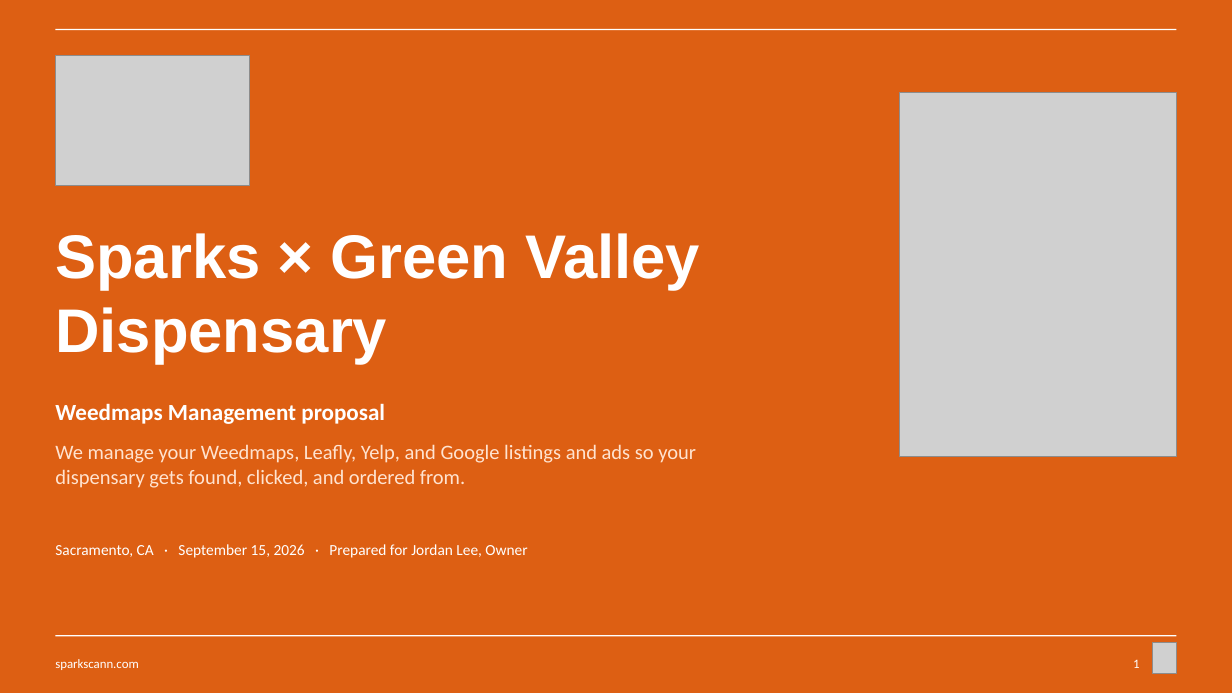
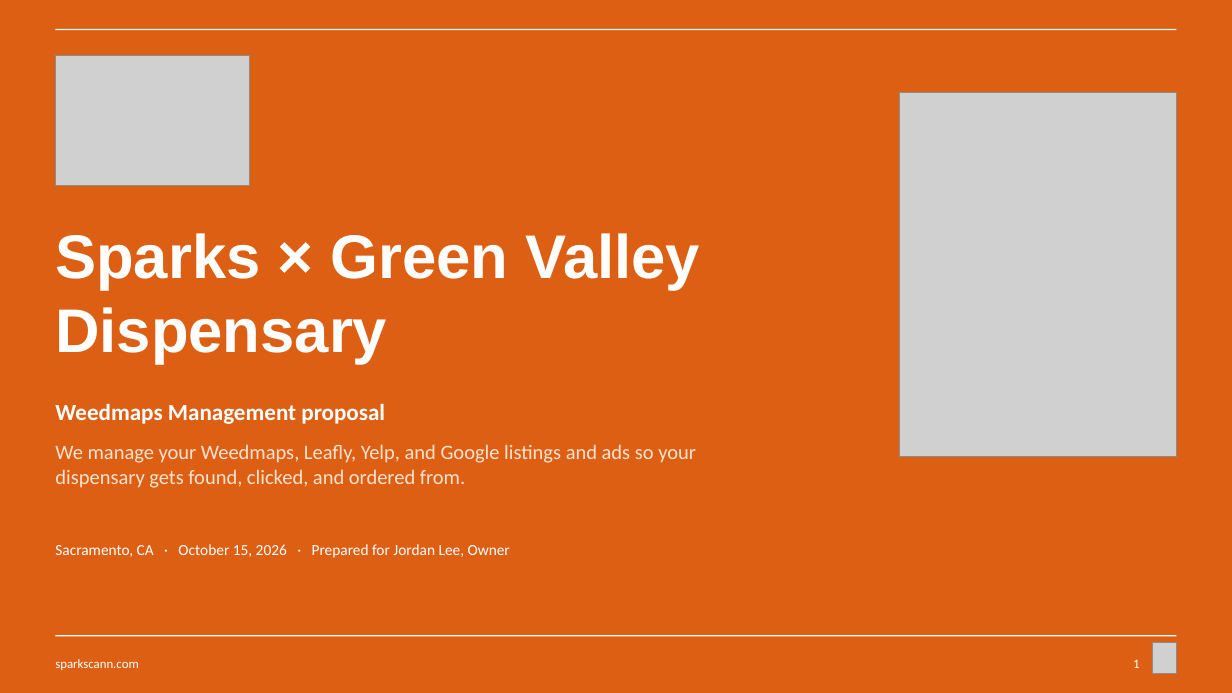
Before and after one commit to sparksmanagement/pitchdeckspecialist, a slide deck: slide 1 of decks/Sparks-x-example-green-valley.pptx. Drawn at 1232x693 pixels with LibreOffice and Linux fonts; fonts in the diff are those of the drawing; grey boxes stand for pictures. Boxes give left, top, right and bottom in pixels: in the first picture for what was removed or moved away, otherwise in the second. Text is boxed around its words. In the diff, an @@ line names an element or a change of style, - is before the commit and + after.

```diff
--- a/decks/Sparks-x-example-green-valley.pptx
+++ b/decks/Sparks-x-example-green-valley.pptx
@@ text at <box>55,544,510,558</box>: text changed @@
-Sacramento, CA · September 15, 2026 · Prepared for Jordan Lee, Owner
+Sacramento, CA · October 15, 2026 · Prepared for Jordan Lee, Owner
```
Also in this commit, not shown: 3 other files.
